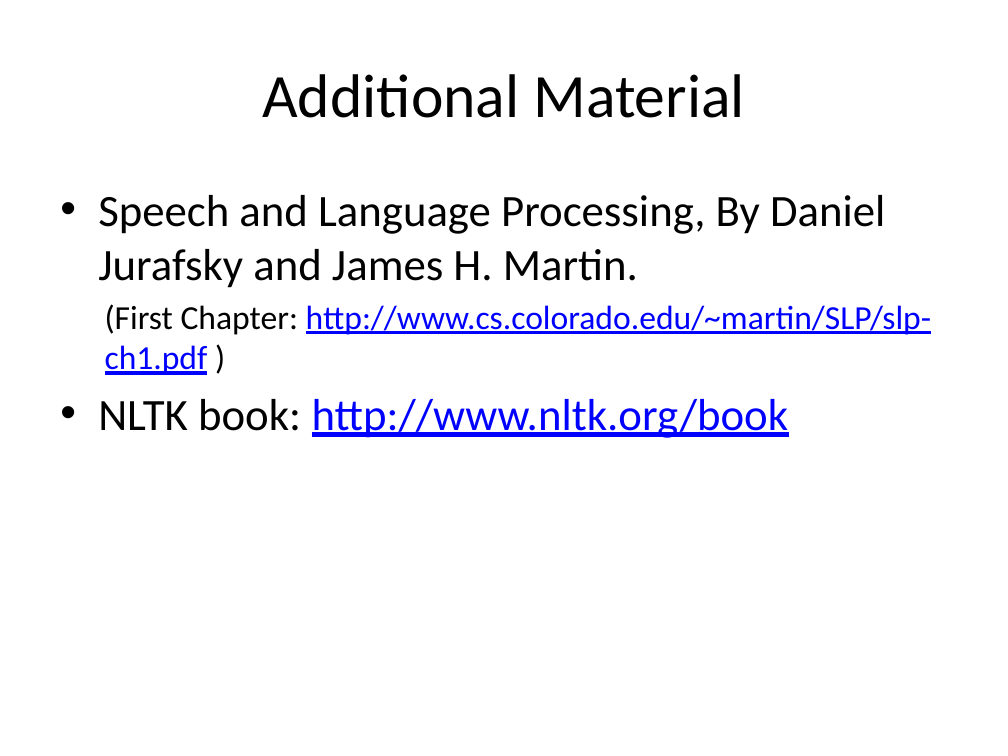
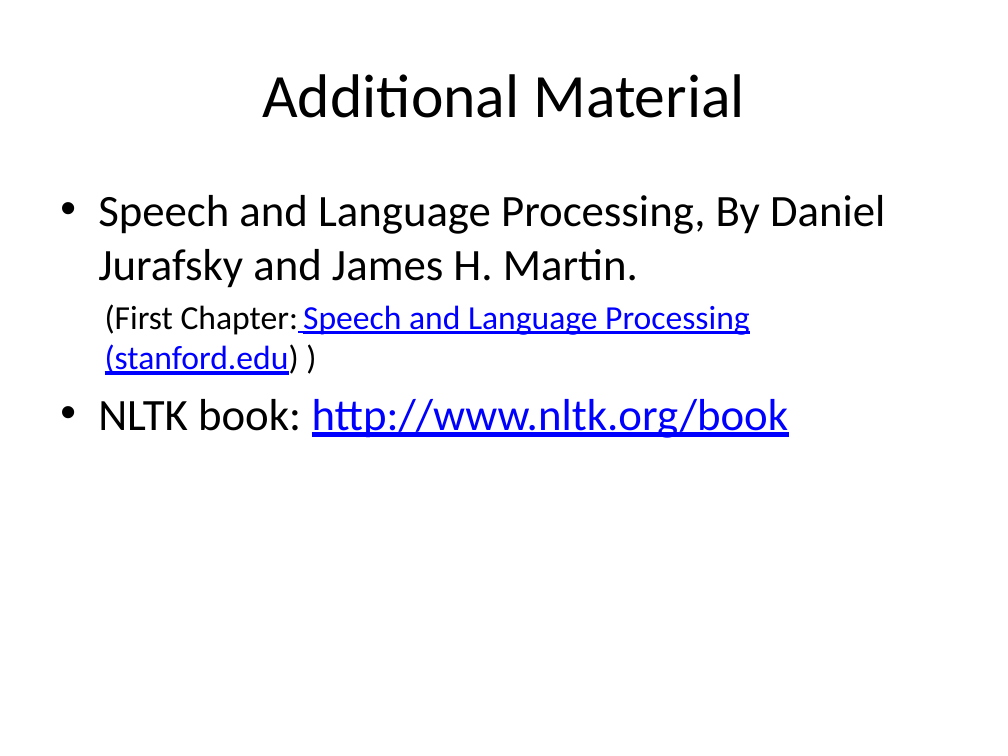
Before and after one commit to kggold4/computer-science-B.Sc-materials, a slide deck: slide 22 of year 3/Deep learning and Natural Language Processing/Lectures/1-Introduction.pptx. Drawn at 1008x756 pixels with LibreOffice and Linux fonts; fonts in the diff are those of the drawing. Boxes give left, top, right and bottom in pixels: in the first picture for what was removed or moved away, otherwise in the second. Text is boxed around its words. In the diff, an @@ line names an element or a change of style, - is before the commit and + after.

```diff
--- a/year 3/Deep learning and Natural Language Processing/Lectures/1-Introduction.pptx
+++ b/year 3/Deep learning and Natural Language Processing/Lectures/1-Introduction.pptx
@@ text at <box>105,304,750,375</box>: text changed @@
-  (First Chapter: http://www.cs.colorado.edu/~martin/SLP/slp-ch1.pdf )
+  (First Chapter: Speech and Language Processing (stanford.edu) )
```
Also in this commit, not shown: 10 other slides changed, 5 other files.
